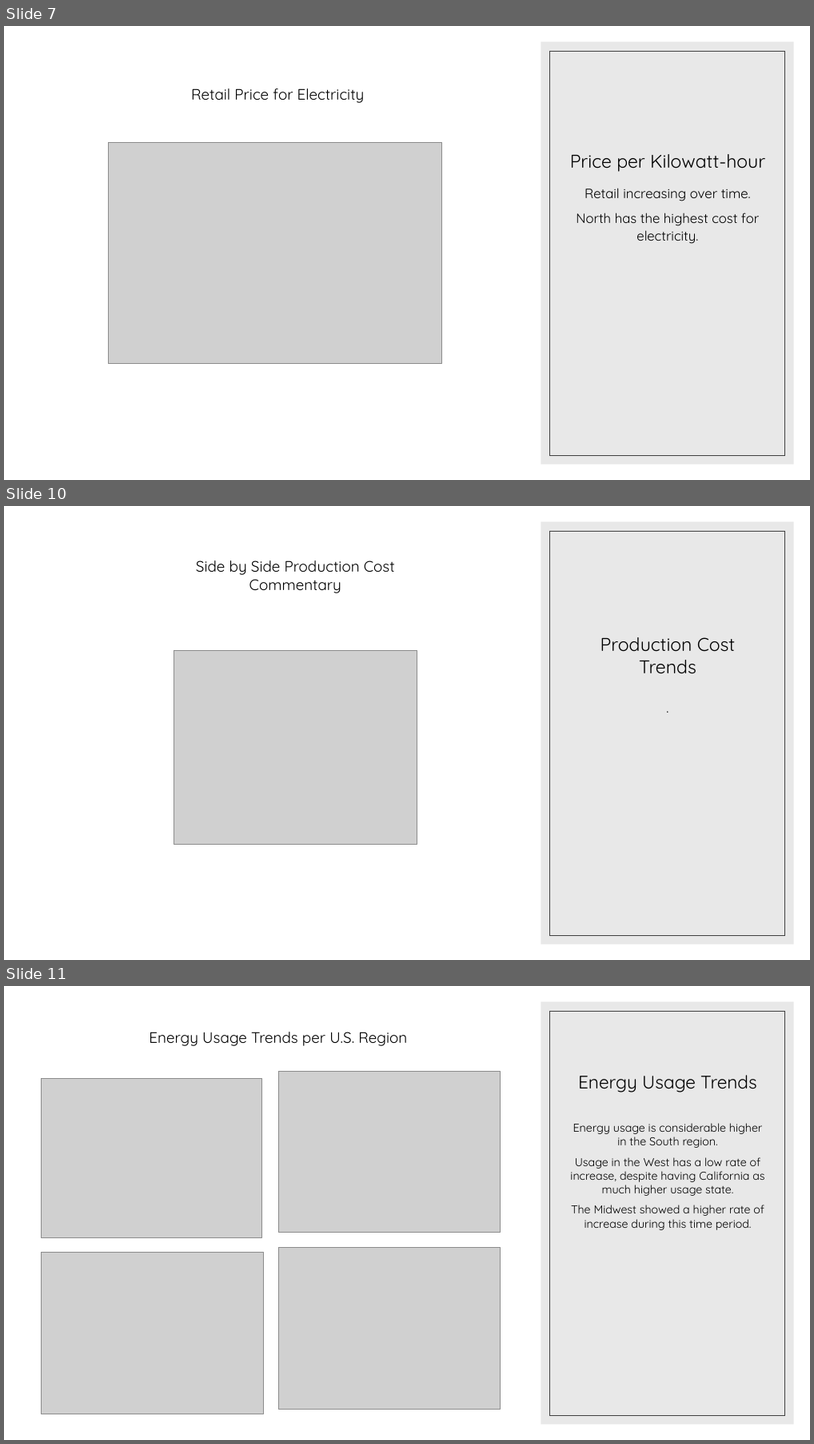
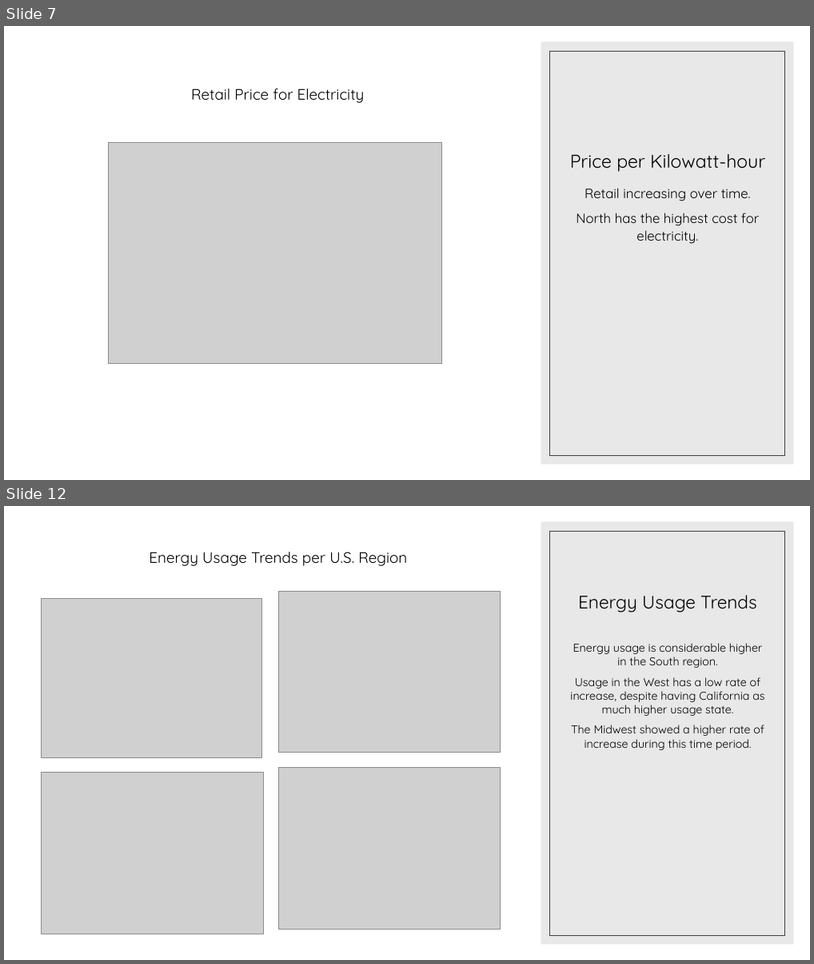
Before and after one commit to JWatson1102/project_1, a slide deck: Presentaion.pptx. Shown one above the other, each under a label of ours: slides 7, 10 and 11 before the commit, slides 7 and 12 after it; the slides between them are not shown. The pictures are 814x1444 and 814x964 pixels, drawn with LibreOffice and Linux fonts; fonts in the diff are those of the drawing; grey boxes stand for pictures. Boxes give left, top, right and bottom in pixels: in the first picture for what was removed or moved away, otherwise in the second. Text is boxed around its words. In the diff, an @@ line names an element or a change of style, - is before the commit and + after.

```diff
--- a/Presentaion.pptx
+++ b/Presentaion.pptx
@@ slide 10 removed at (4, 506, 810, 960), background #FFFFFF; not listed: 2 template elements that a slide beside it also shows @@
@@ text removed at (196, 560, 395, 593) @@
-Side by Side Production Cost Commentary
@@ title removed at (601, 637, 735, 674) @@
-Production Cost Trends
@@ picture removed at (174, 650, 417, 844) @@
@@ text removed at (563, 695, 773, 869) @@
-.
@@ what was slide 11 is now slide 12 @@
```
Also in this commit, not shown: 4 slides changed, 5 slides added, 1 other slide removed, 1 other file.
